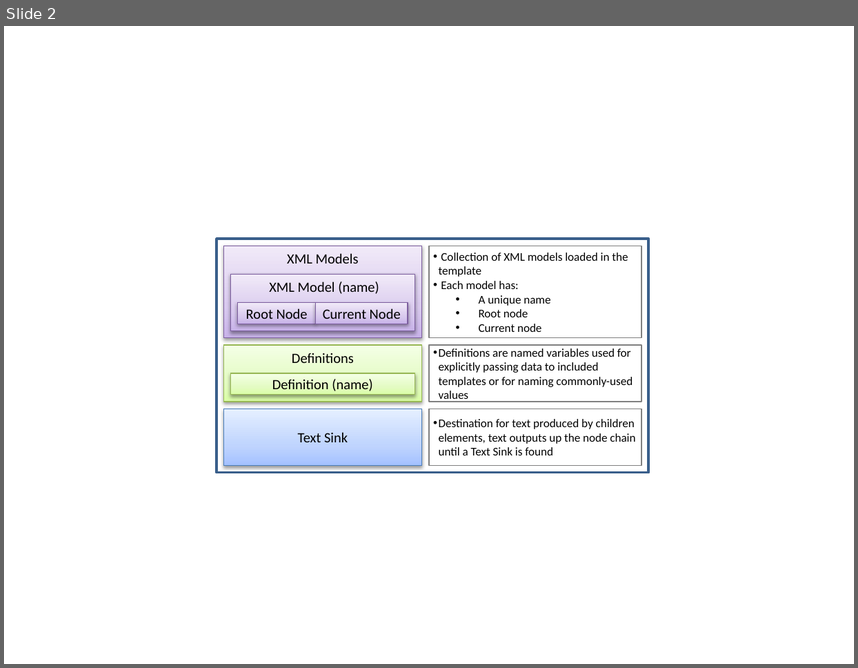
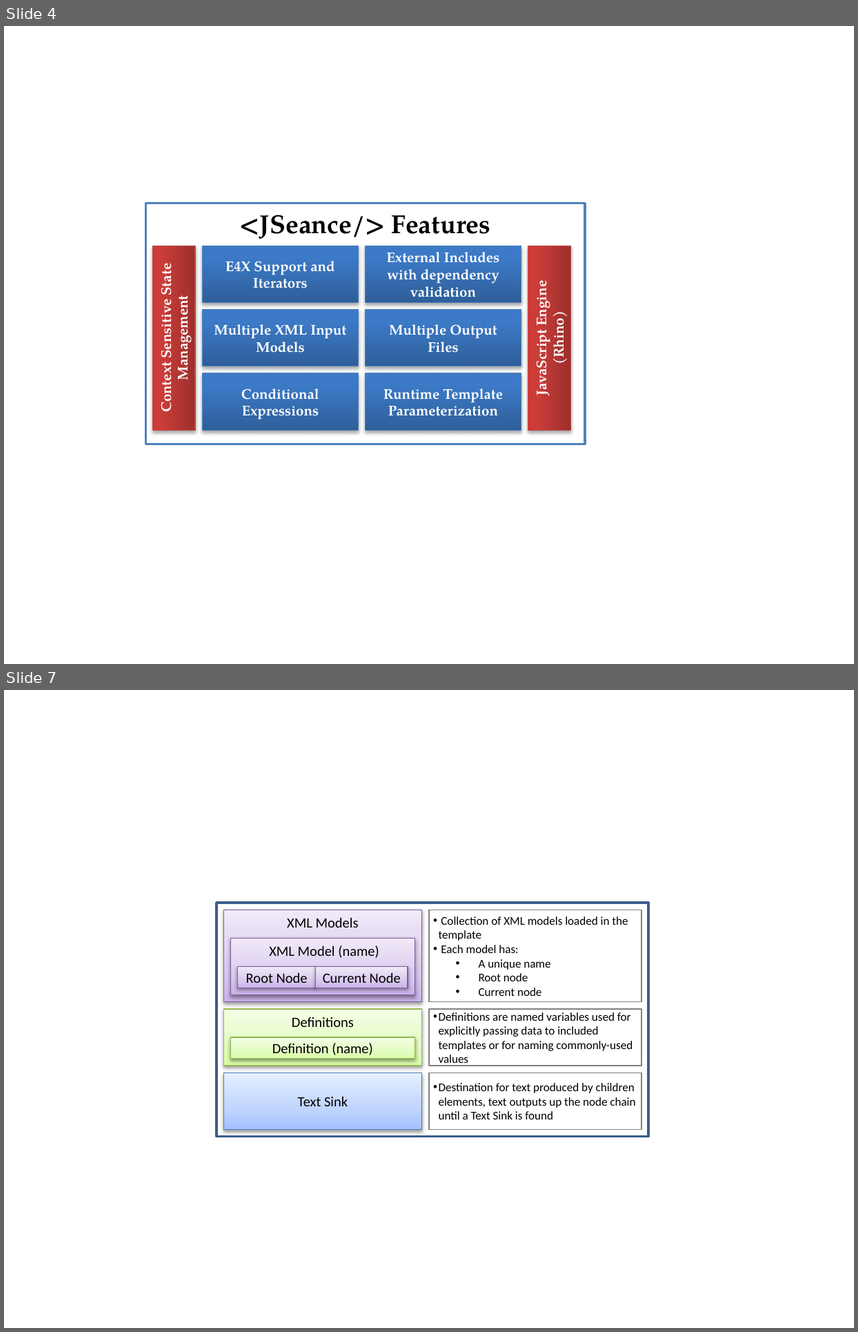
Before and after one commit to amurilloc/jseance, a slide deck: wiki/images/source/ImageSource.pptx. Shown one above the other, each under a label of ours: slide 2 before the commit, slides 4 and 7 after it; the slides between them are not shown. The pictures are 858x668 and 858x1332 pixels, drawn with LibreOffice and Linux fonts; fonts in the diff are those of the drawing. Boxes give left, top, right and bottom in pixels: in the first picture for what was removed or moved away, otherwise in the second. Text is boxed around its words. In the diff, an @@ line names an element or a change of style, - is before the commit and + after.

```diff
--- a/wiki/images/source/ImageSource.pptx
+++ b/wiki/images/source/ImageSource.pptx
@@ slide 4 added at [4,26,854,664], background #FFFFFF @@
@@ rectangle added at [146,203,586,443], fill #FFFFFF, outline #4F81BD 2 pt, 22 pt, text #000000, bold @@
+<JSeance/> Features
@@ rectangle added at [153,245,196,430], fill gradient #9C2F2D to #CB3E3A to #CE3B37, outline #BF4C48 0.75 pt, 12 pt, text #FFFFFF, bold @@
+Context Sensitive State Management
@@ rectangle added at [202,245,358,302], fill gradient #2F5F99 to #3D7CC7 to #3A7CCB, outline #4B7EBC 0.75 pt, 12 pt, text #FFFFFF, bold @@
+E4X Support and Iterators
@@ rectangle added at [366,245,521,302], fill gradient #2F5F99 to #3D7CC7 to #3A7CCB, outline #4B7EBC 0.75 pt, 12 pt, text #FFFFFF, bold @@
+External Includes with dependency validation
@@ rectangle added at [528,245,570,430], fill gradient #9C2F2D to #CB3E3A to #CE3B37, outline #BF4C48 0.75 pt, 12 pt, text #FFFFFF, bold @@
+JavaScript Engine (Rhino)
@@ rectangle added at [202,309,358,366], fill gradient #2F5F99 to #3D7CC7 to #3A7CCB, outline #4B7EBC 0.75 pt, 12 pt, text #FFFFFF, bold @@
+Multiple XML Input Models
@@ rectangle added at [366,309,521,366], fill gradient #2F5F99 to #3D7CC7 to #3A7CCB, outline #4B7EBC 0.75 pt, 12 pt, text #FFFFFF, bold @@
+Multiple Output Files
@@ rectangle added at [202,373,358,430], fill gradient #2F5F99 to #3D7CC7 to #3A7CCB, outline #4B7EBC 0.75 pt, 12 pt, text #FFFFFF, bold @@
+Conditional Expressions
@@ rectangle added at [366,373,521,430], fill gradient #2F5F99 to #3D7CC7 to #3A7CCB, outline #4B7EBC 0.75 pt, 12 pt, text #FFFFFF, bold @@
+Runtime Template Parameterization
@@ what was slide 2 is now slide 7 @@
```
Also in this commit, not shown: 1 slide changed, 4 other slides added.
